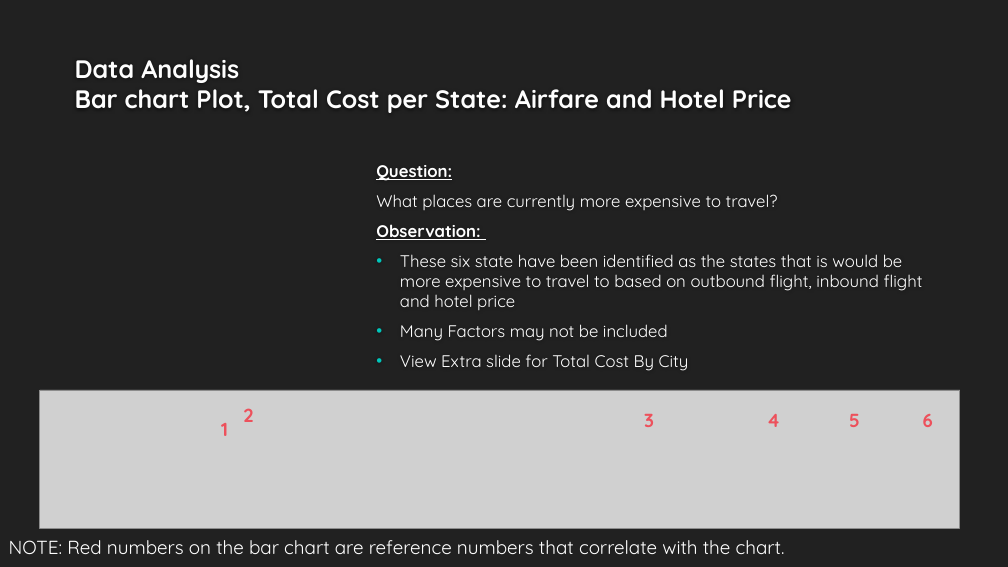
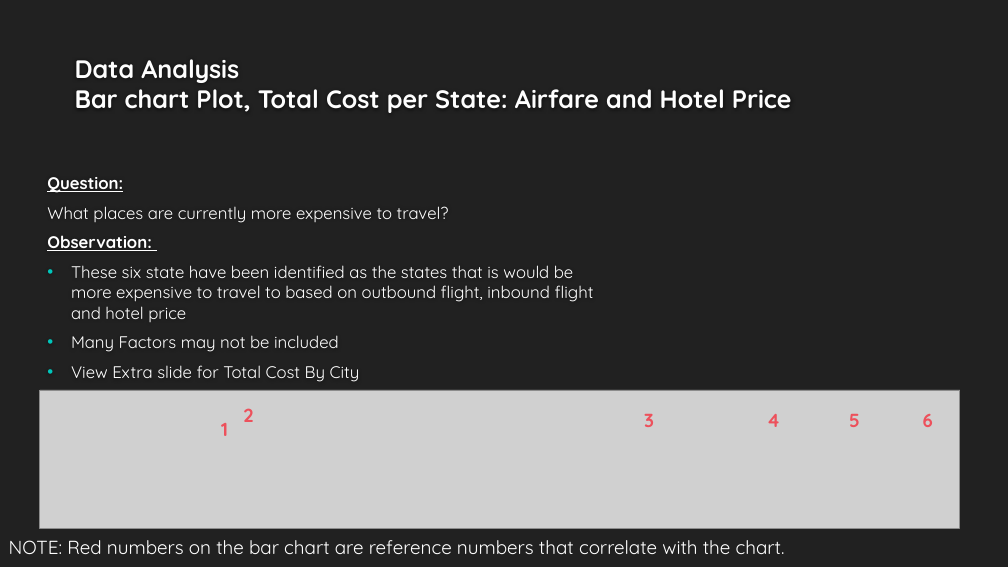
Before and after one commit to Kaylawkelly/HotelRateLocataion-Project1, a slide deck: slide 14 of Project 1_Where to Build.pptx. Drawn at 1008x567 pixels with LibreOffice and Linux fonts; fonts in the diff are those of the drawing; grey boxes stand for pictures; background and template pictures are left out. Boxes give left, top, right and bottom in pixels: in the first picture for what was removed or moved away, otherwise in the second. Text is boxed around its words. In the diff, an @@ line names an element or a change of style, - is before the commit and + after.

```diff
--- a/Project 1_Where to Build.pptx
+++ b/Project 1_Where to Build.pptx
@@ text "Question:": place and size @@
-text "Question:" at box(376, 165, 923, 371)
+text "Question:" at box(47, 177, 594, 382)
```
Also in this commit, not shown: 5 other slides changed.
